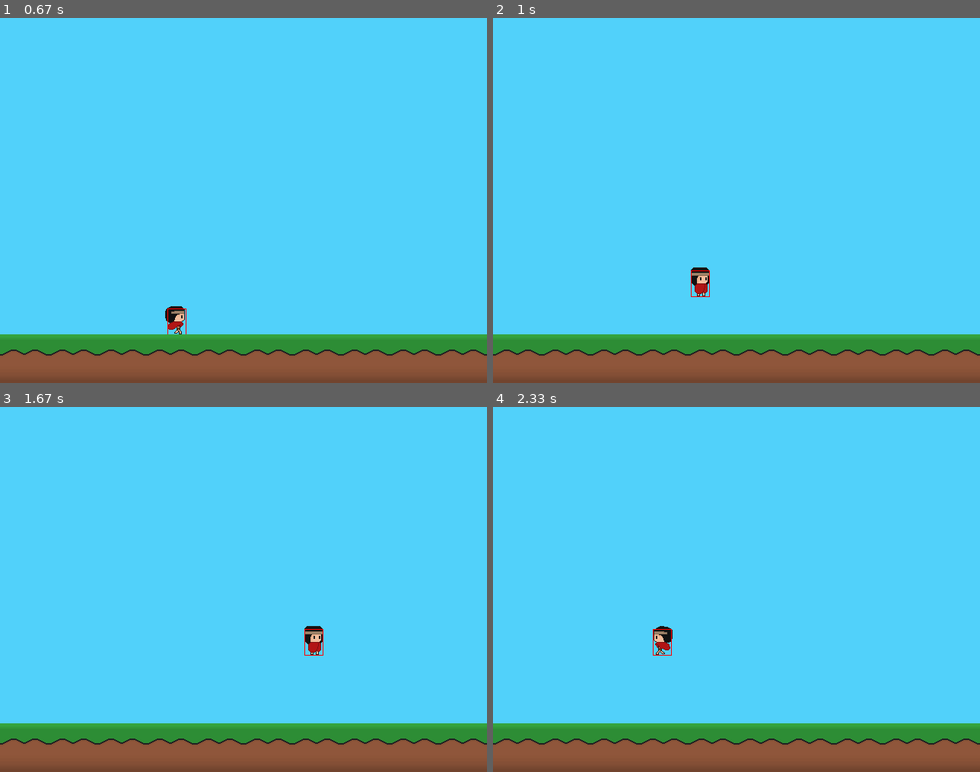
Above: before the commit, frames 1-4 (two rows, left to right).
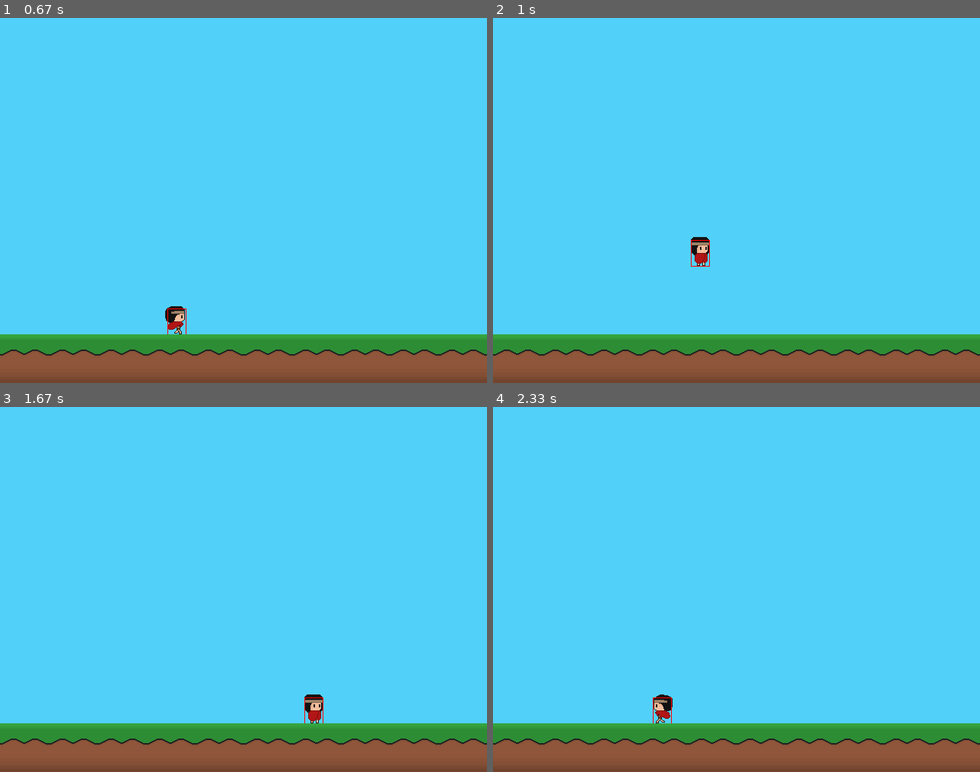
Above: after the commit, the same moments.

Repository: Takoo001/Proyecto-Pygame
Game: pygame game, started from nivel1.py
Two runs of this game, one before a commit and one after it. Both use one fixed random seed, a clock stepped at 60 frames per second and the inputs below.
Inputs:
- Up to frame 1 (0.67 s): hold D from 0.33 s (still down)
- Up to frame 2 (1 s): release D at 0.8 s; hold W from 0.83 s (still down)
- Up to frame 3 (1.67 s): release W at 1.13 s; hold D 1.17-1.63 s
- Up to frame 4 (2.33 s): hold A 1.67-2.2 s; hold A from 2.23 s (still down)

Frame 1 is identical in both runs. In frame 2, 0.5% of the frame differs, in the area x 40-45%, y 60-77%; in frame 3, 0.5%; in frame 4, 0.5%.

Commit message:
Agregando gravedad, y eliminando botón s

Diff:
--- a/jugador.py
+++ b/jugador.py
@@ -5,13 +5,18 @@
     def __init__(self, x, y):
         super().__init__()
 
-        # Estadisticas/ajustes
+        # Estadisticas
         self.estadisticas = {
             "Vida": 100,
             "Daño": 20
         }
+
+        # Parametros para velocidad y gravedad
         self.velocidad = 5
         self.velocidad_y = 0
+        self.gravedad = 0.5
+        self.velocidad_salto = -12
+        self.en_el_aire = False
 
         # Parametros para Ataque
         self.atacando = False
@@ -93,24 +98,29 @@
             self.direccion = "DERECHA"
             self.flip = False
 
-        if teclas[pg.K_w]:
-            mov_y = -1
-        if teclas[pg.K_s]:
-            mov_y = 1
+        if teclas[pg.K_w] and not self.en_el_aire:
+            self.velocidad_y = self.velocidad_salto
+            self.en_el_aire = True
+
+        if self.en_el_aire:
+            self.velocidad_y += self.gravedad
+
+        mov_y = self.velocidad_y
 
         tiempo_actual = pg.time.get_ticks()
 
         # Ataque
         if teclas[pg.K_SPACE] and tiempo_actual - self.ultimo_ataque > self.cooldown:
-            if not self.atacando:
-                self.atacando = True
-                self.ultimo_ataque = tiempo_actual
-                self.tiempo_de_inicio_ataque = tiempo_actual
-                self.animar_ataque()
+            if not self.en_el_aire:
+                if not self.atacando:
+                    self.atacando = True
+                    self.ultimo_ataque = tiempo_actual
+                    self.tiempo_de_inicio_ataque = tiempo_actual
+                    self.animar_ataque()
 
         # Movimiento
         self.rect.x += mov_x * self.velocidad
-        self.rect.y += mov_y * self.velocidad
+        self.rect.y += mov_y
         self.hitbox.center = self.rect.center
 
         # Cambiar sprite del Jugador en caso de movimiento o no
@@ -156,3 +166,4 @@
         self.rect.y = y
         self.hitbox.center = self.rect.center
         self.velocidad_y = 0
+        self.en_el_aire = False
